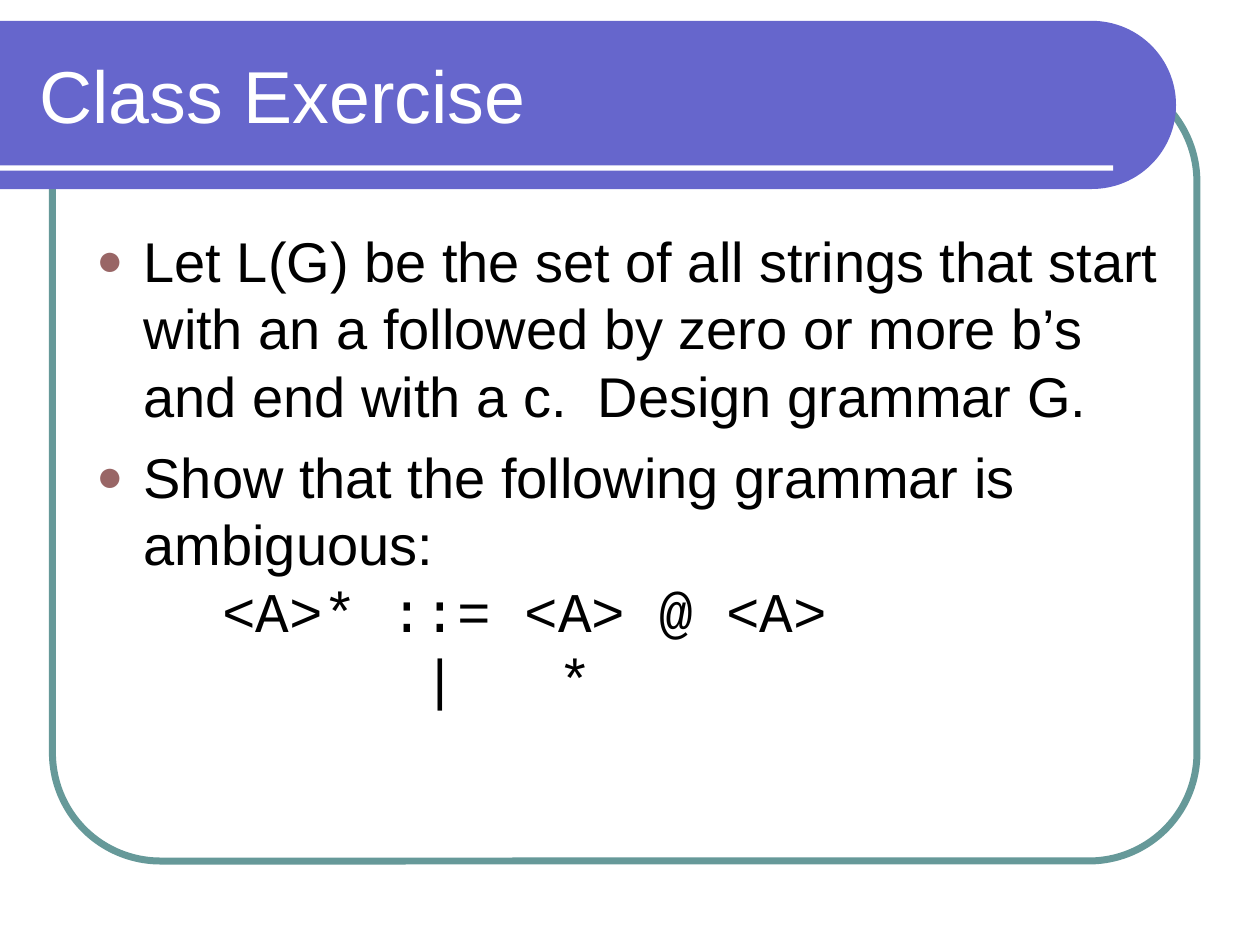
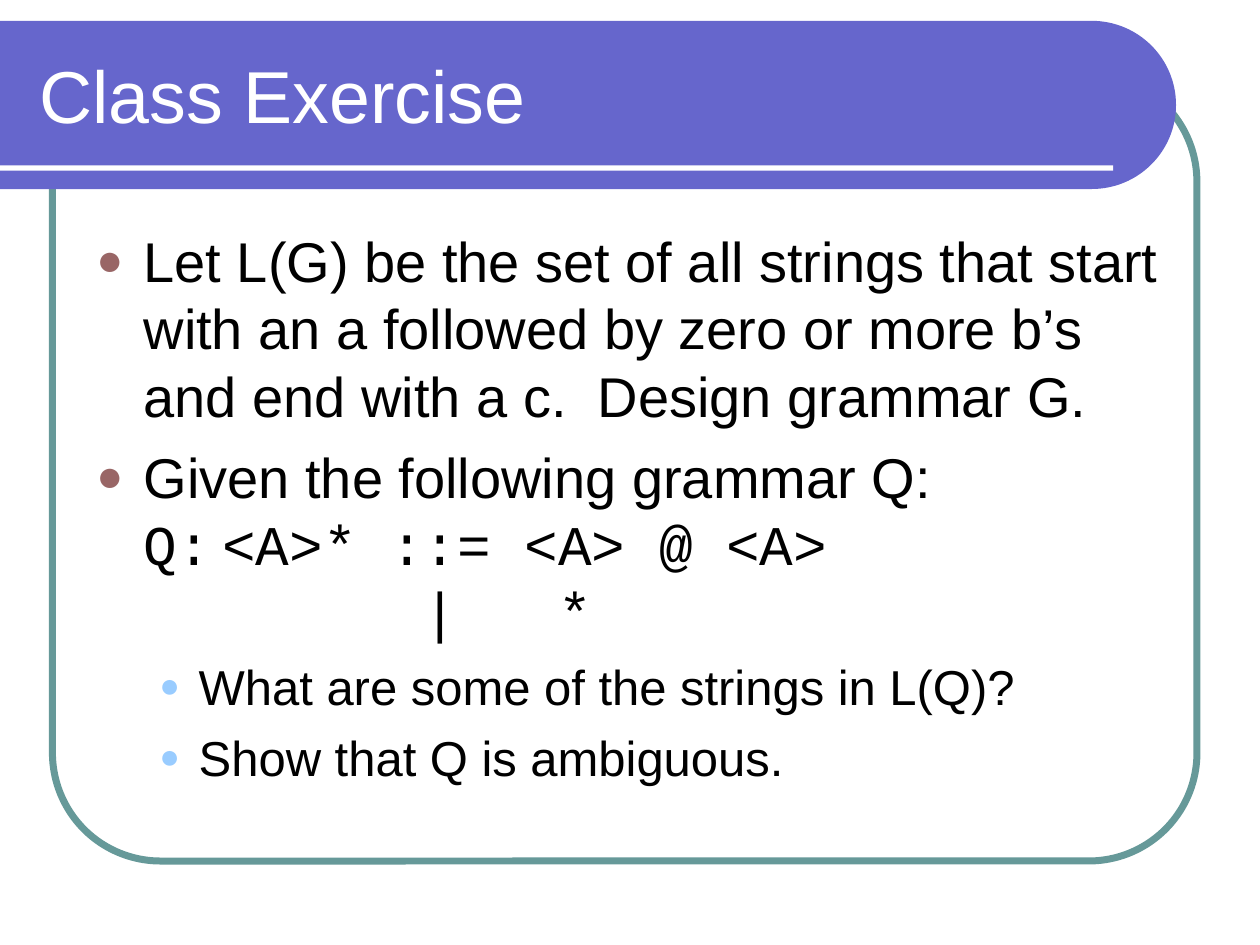
Before and after one commit to lutzhamel/CSC301, a slide deck: slide 11 of notes/csc301-ln011.ppt. Drawn at 1260x945 pixels with LibreOffice and Linux fonts; fonts in the diff are those of the drawing. Boxes give left, top, right and bottom in pixels: in the first picture for what was removed or moved away, otherwise in the second. Text is boxed around its words. In the diff, an @@ line names an element or a change of style, - is before the commit and + after.

```diff
--- a/notes/csc301-ln011.ppt
+++ b/notes/csc301-ln011.ppt
@@ text at (144, 457, 1014, 786): text changed; size 32 to 28 pt @@
-● Show that the following grammar is ambiguous:
-  <A>* ::= <A> @ <A>
-  | *
+● Given the following grammar Q:
+  Q: <A>* ::= <A> @ <A>
+  | *
+  ● What are some of the strings in L(Q)?
+  ● Show that Q is ambiguous.
```
Also in this commit, not shown: 1 other file.
